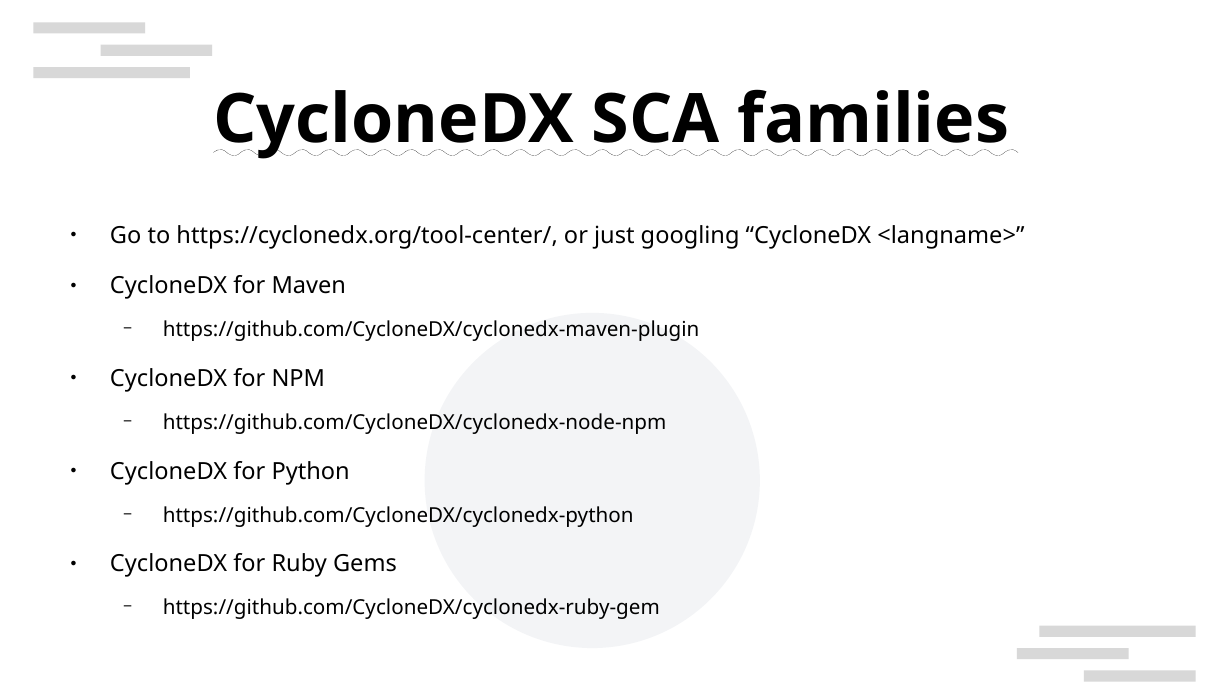
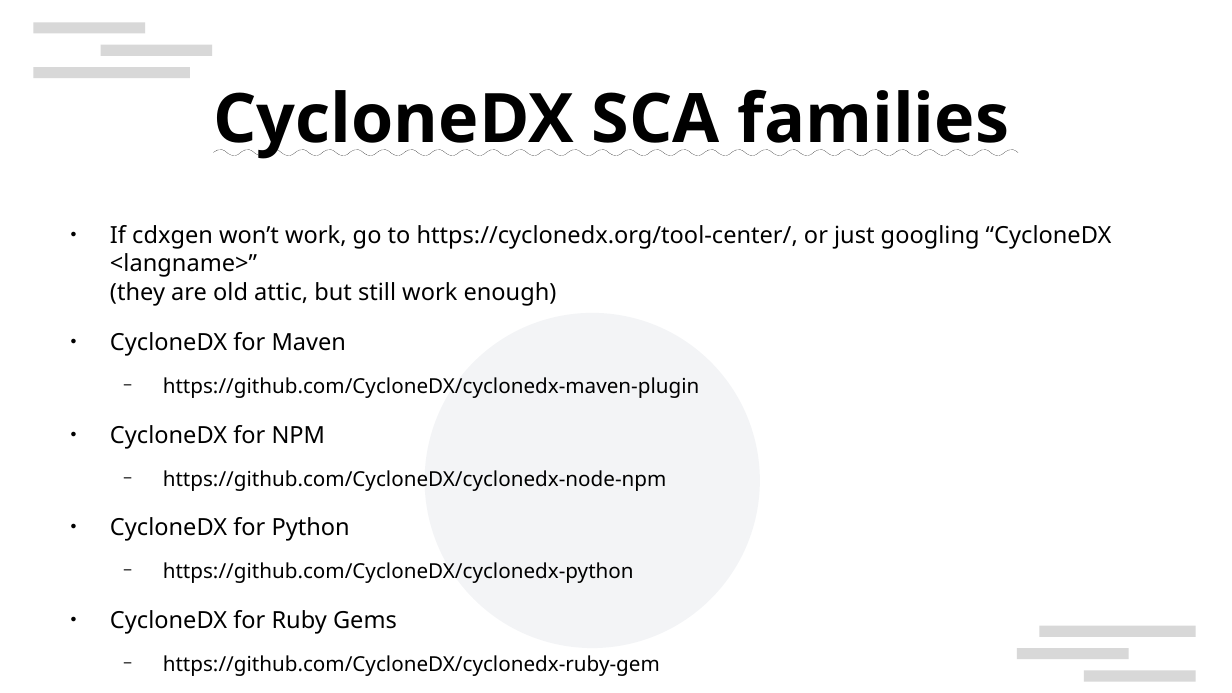
Before and after one commit to naruoga/presentations, a slide deck: slide 14 of COSCUP2024_SupplyChainIssue.odp (slide 13 before the commit). Drawn at 1232x693 pixels with LibreOffice and Linux fonts; fonts in the diff are those of the drawing; background and template pictures are left out. Boxes give left, top, right and bottom in pixels: in the first picture for what was removed or moved away, otherwise in the second. Text is boxed around its words. In the diff, an @@ line names an element or a change of style, - is before the commit and + after.

Commit message:
SupplyChainIssue: Update to use cdxgen

```diff
--- a/COSCUP2024_SupplyChainIssue.odp
+++ b/COSCUP2024_SupplyChainIssue.odp
@@ text at (x1=110, y1=225, x2=1112, y2=306): text changed @@
-● Go to https://cyclonedx.org/tool-center/, or just googling “CycloneDX <langname>”
+● If cdxgen won’t work, go to https://cyclonedx.org/tool-center/, or just googling “CycloneDX <langname>”
+  (they are old attic, but still work enough)
```
Also in this commit, not shown: 1 other slide changed, 3 slides added.
